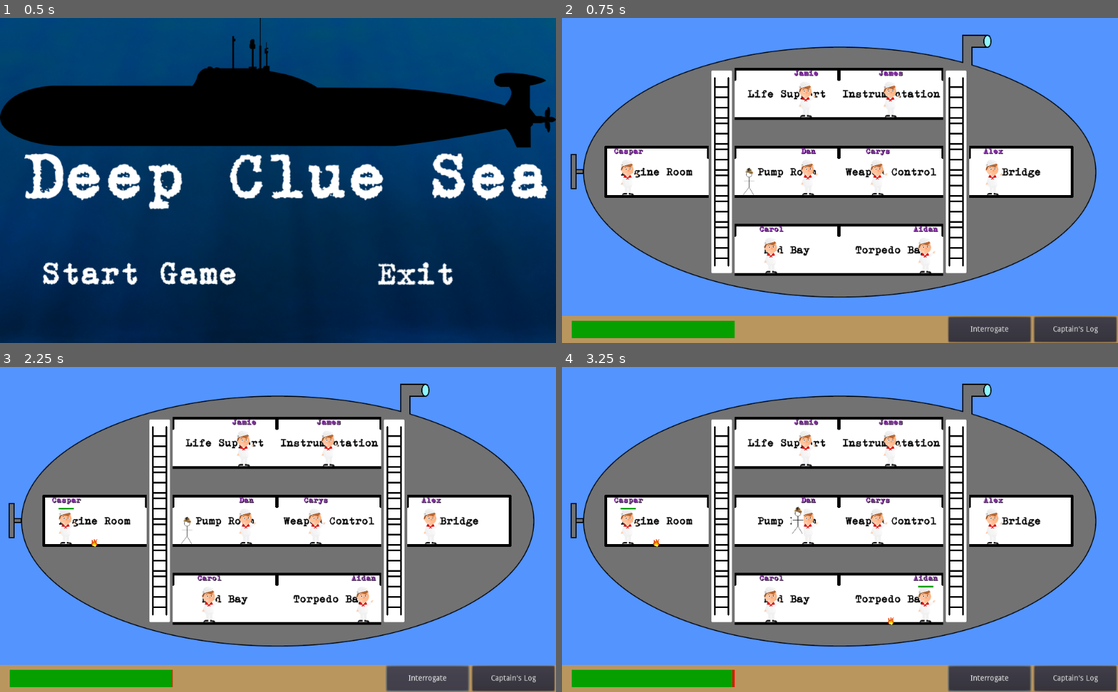
Above: before the commit, frames 1-4 (two rows, left to right).
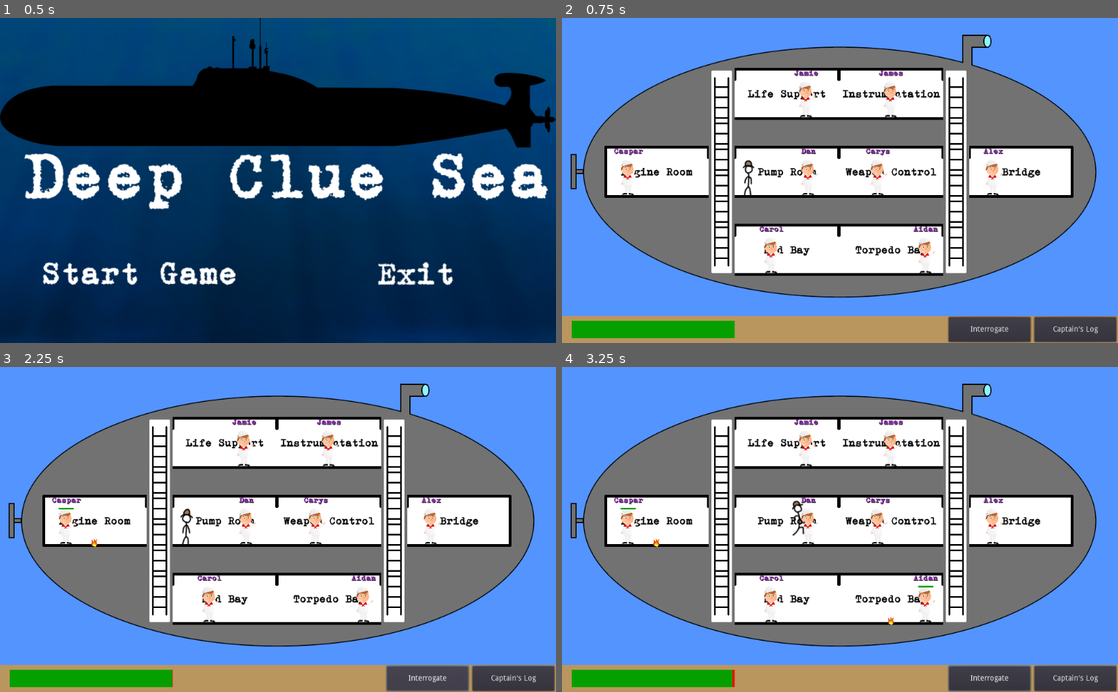
Above: after the commit, the same moments.

Repository: danielcannell/deep-clue-sea
Game: Godot game, scene res://menu/StartMenu.tscn
Same seed, same stepped clock (60 frames per second), same inputs: the game is played once before the commit and once after it.
Inputs (mouse positions are in pixels of both pictures, inside the frame that each line leads up to):
- Up to frame 1 (0.5 s): no input
- Up to frame 2 (0.75 s): click (701, 274) at 0.5 s
- Up to frame 3 (2.25 s): click "Captain's Log" at 1.25 s; click "Interrogate" at 2 s
- Up to frame 4 (3.25 s): move the mouse to (656, 519) at 2.77 s; hold D (move_right) from 2.78 s (still down); click (656, 519) at 2.92 s; tap W (jump) at 3.02 s

Frame 1 is identical in both runs. In frame 2, 0.1% of the frame differs, in the area x 32-35%, y 43-55%; in frame 3, 0.1%; in frame 4, 0.2%, in the area x 41-44%, y 41-52%.

Commit message:
Add player animations

Diff:
--- a/hud/ChatPopup.gd
+++ b/hud/ChatPopup.gd
@@ -10,14 +10,18 @@
 
 func option_pressed(button):
     var dc = get_node("Container/DetectiveChat")
+    var selected = -1
     for i in range(1, dc.get_child_count()):
         if button == dc.get_child(i):
-            print("Selected! " + str(i-1))
-            emit_signal("option_selected", i - 1)
+            selected = i-1
+            break
+    if selected >= 0:
+        emit_signal("option_selected", selected)
 
 func _on_ChatWindow_about_to_show():
     var dc = get_node("Container/DetectiveChat")
     for i in range(1, dc.get_child_count()):
+        dc.get_child(1).disconnect("pressed", self, "option_pressed")
         dc.remove_child(dc.get_child(1))
     get_node("Container/CrewmanText").text = crewman_text
     get_node("Container/DetectiveChat/Prompt").text = prompt_text
--- a/player/Player.gd
+++ b/player/Player.gd
@@ -23,6 +23,22 @@
     # Called every time the node is added to the scene.
     # Initialization here
     pass
+
+func update_animation():
+    var anim = get_node("AnimatedSprite")
+    if is_on_ladder:
+        anim.animation = "updown"
+        anim.flip_h = false
+        anim.playing = velocity.length() > 0
+    elif velocity.length() == 0:
+        anim.animation = "idle"
+        anim.flip_h = false
+    elif velocity.x > 0:
+        anim.animation = "right"
+        anim.flip_h = false
+    elif velocity.x < 0:
+        anim.animation = "right"
+        anim.flip_h = true
 
 func _physics_process(delta):
     # Create forces
@@ -73,6 +89,8 @@
 
     on_air_time += delta
 
+    update_animation()
+
 func _on_Area2D_area_entered(area):
     if area.get_name() == "ladder":
         is_on_ladder += 1
--- a/player/Player.tscn
+++ b/player/Player.tscn
@@ -1,23 +1,39 @@
-[gd_scene load_steps=5 format=2]
+[gd_scene load_steps=11 format=2]
 
 [ext_resource path="res://player/Player.gd" type="Script" id=1]
-[ext_resource path="res://player/player.png" type="Texture" id=2]
+[ext_resource path="res://player/anim_right[1].png" type="Texture" id=2]
+[ext_resource path="res://player/anim_right[3].png" type="Texture" id=3]
+[ext_resource path="res://player/anim_right[2].png" type="Texture" id=4]
+[ext_resource path="res://player/anim_idle[1].png" type="Texture" id=5]
+[ext_resource path="res://player/anim_idle[2].png" type="Texture" id=6]
+[ext_resource path="res://player/anim_updown[1].png" type="Texture" id=7]
+[ext_resource path="res://player/anim_updown[2].png" type="Texture" id=8]
 
 [sub_resource type="RectangleShape2D" id=1]
 
 custom_solver_bias = 0.0
-extents = Vector2( 11, 26 )
+extents = Vector2( 11, 30 )
 
 [sub_resource type="SpriteFrames" id=2]
 
 animations = [ {
-"frames": [ ExtResource( 2 ) ],
+"frames": [ ExtResource( 2 ), ExtResource( 3 ), ExtResource( 4 ) ],
 "loop": true,
 "name": "right",
-"speed": 5.0
+"speed": 10.0
+}, {
+"frames": [ ExtResource( 5 ), ExtResource( 6 ) ],
+"loop": true,
+"name": "idle",
+"speed": 3.0
+}, {
+"frames": [ ExtResource( 7 ), ExtResource( 8 ) ],
+"loop": true,
+"name": "updown",
+"speed": 6.0
 } ]
 
-[node name="Player" type="KinematicBody2D"]
+[node name="Player" type="KinematicBody2D" index="0"]
 
 input_pickable = true
 collision_layer = 1
@@ -28,8 +44,7 @@
 
 [node name="Area2D" type="Area2D" parent="." index="0"]
 
-editor/display_folded = true
-position = Vector2( 0, -26 )
+position = Vector2( 0, -30 )
 input_pickable = true
 gravity_vec = Vector2( 0, 1 )
 gravity = 98.0
@@ -42,18 +57,20 @@
 [node name="CollisionShape2D" type="CollisionShape2D" parent="Area2D" index="0"]
 
 shape = SubResource( 1 )
+_sections_unfolded = [ "Transform" ]
 
 [node name="AnimatedSprite" type="AnimatedSprite" parent="." index="1"]
 
-position = Vector2( 0, -26 )
-scale = Vector2( 0.56, 0.56 )
+position = Vector2( 0, -32 )
 frames = SubResource( 2 )
-animation = "right"
+animation = "idle"
+frame = 1
+playing = true
 _sections_unfolded = [ "Transform" ]
 
 [node name="CollisionShape2D" type="CollisionShape2D" parent="." index="2"]
 
-position = Vector2( 0, -26 )
+position = Vector2( 0, -30 )
 shape = SubResource( 1 )
 _sections_unfolded = [ "Transform" ]
 
Binary file added: player/anim_idle[1].png
Not shown, added: player/anim_idle[1].png.import
Binary file added: player/anim_idle[2].png
Not shown, added: player/anim_idle[2].png.import
Binary file added: player/anim_right[1].png
Not shown, added: player/anim_right[1].png.import
Binary file added: player/anim_right[2].png
Not shown, changed: player/anim_right[2].png.import
Binary file added: player/anim_right[3].png
Not shown, added: player/anim_right[3].png.import
Not shown, added: player/anim_updown.png.import
Binary file added: player/anim_updown[1].png
(and 4 more such lines)
